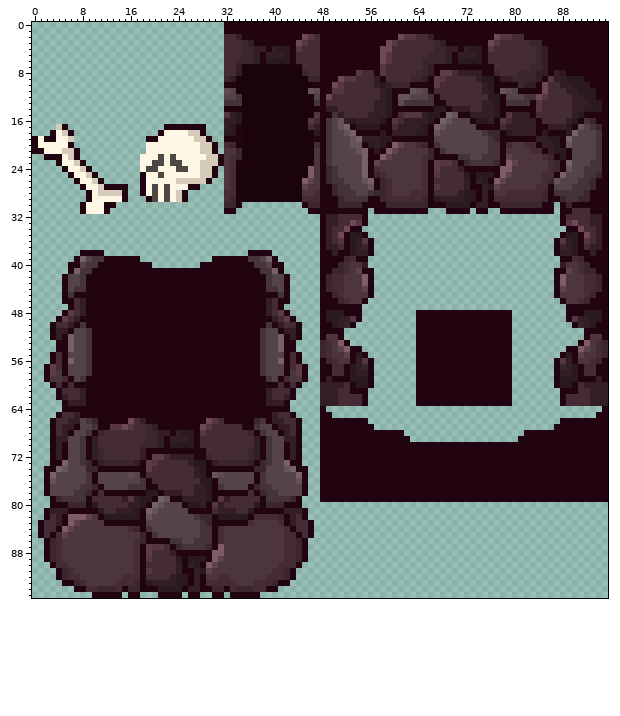
Two versions of one sprite sheet, Assets/Sprites/Underworld/underworld_cave2 1.png. The picture above is the old version.
The file is 96x96 pixels. Colours within 5 levels of each other are drawn and written as one.
Once edited:
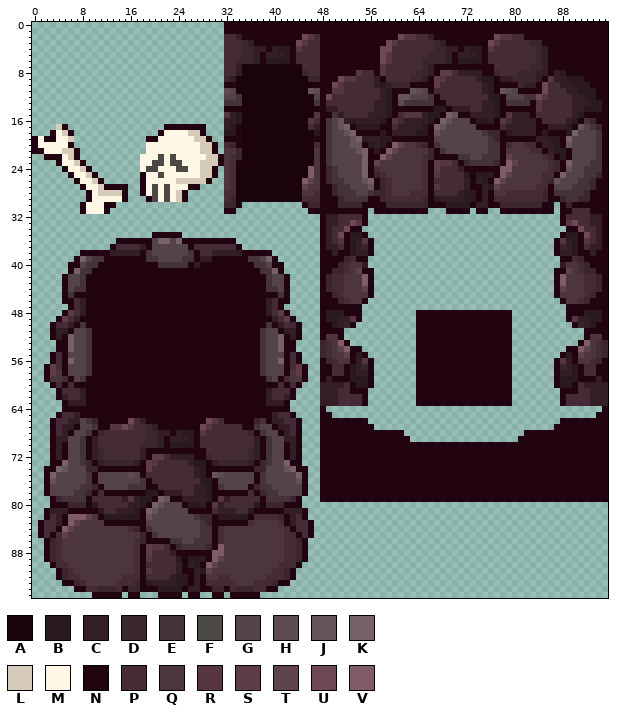
Palette (. is transparent): A #1a030c  B #2b1920  C #331e26  D #3b262f  E #44333a  F #4c4843  G #55434a  H #5e4a51  J #66545b  K #77626a  L #d6caba  M #fff7e6  N #220410  P #442b35  Q #4d353e  R #553642  S #5e3c49  T #5e434d  U #6f4858  V #805c69
Difference:
y 35: x 20..24 ..... -> NNNNN
y 36: x 14..33 .................... -> NNNNNNGKKGKNNNNNNNNN
y 37: x 13..34 ...................... -> NPPPPCNGGGGGGNPPPPPPPN
y 38: x 12..35 ........................ -> NCCCCCNEGGGGGGENPPCCCCCN
y 39: x 18..29 ............ -> NEEGGGGEENCC
y 40: x 20..27 ........ -> NEEEEENC
Changed places in both pictures, as pixel boxes (x1, y1, x2, y2):
added: (104, 232, 248, 268)
